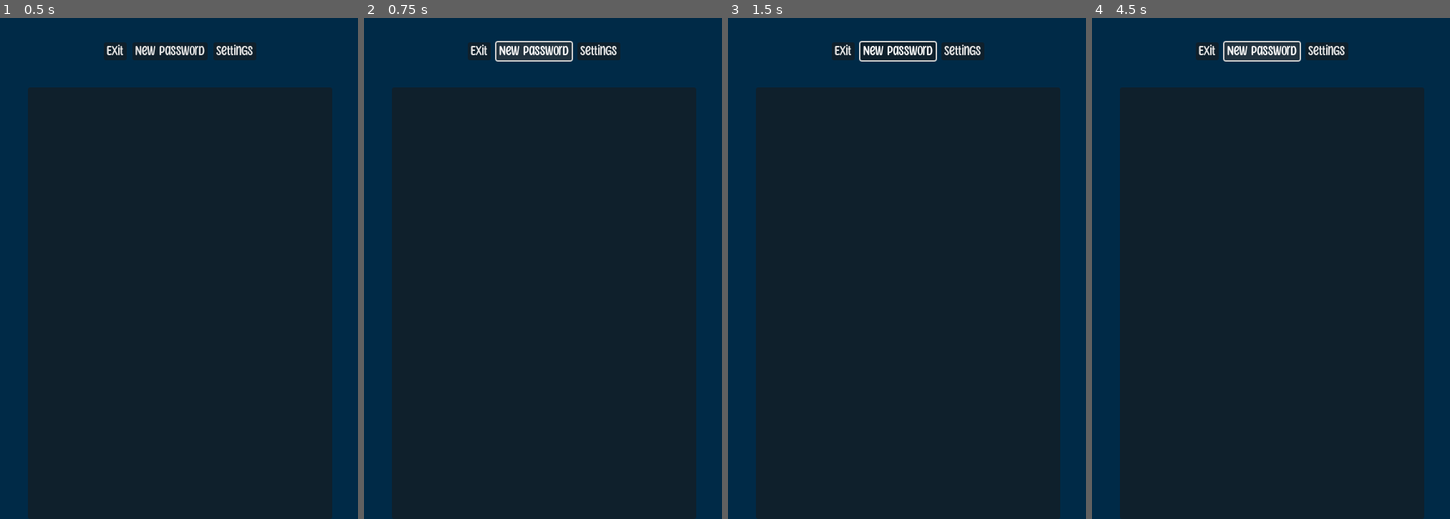
Above: before the commit, frames 1-4 (left to right).
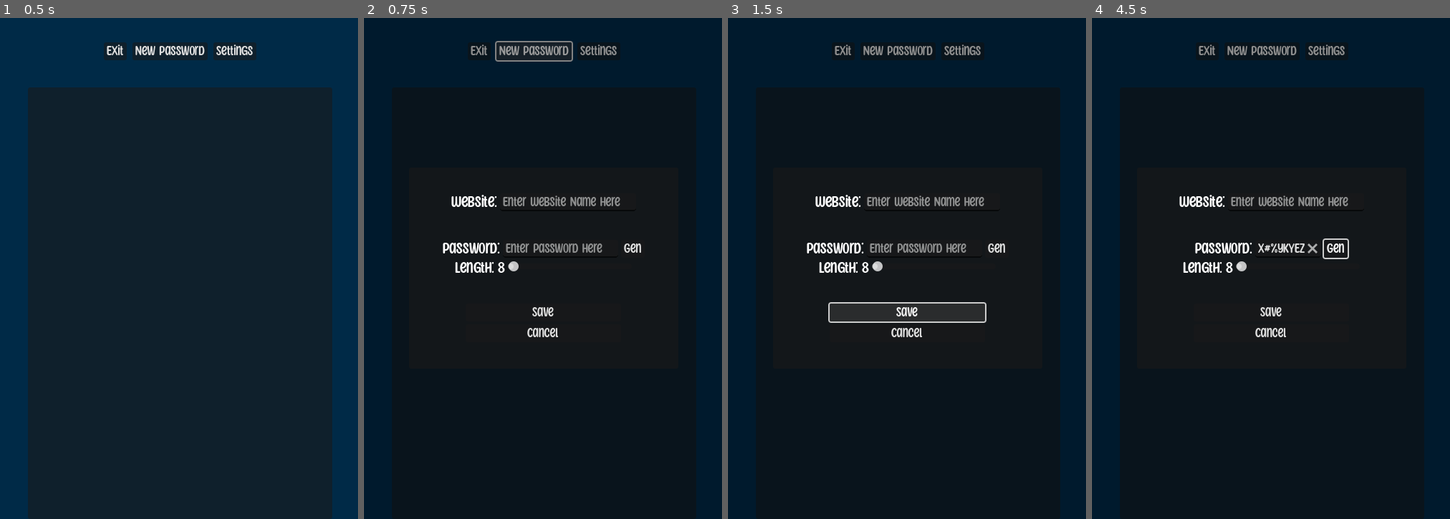
Above: after the commit, the same moments.

Repository: C904N50N/P4sswrd3r
Game: Godot game, scene res://Scenes/Passwords.tscn
The game is run twice, just before and just after one commit, with the same random seed, the same clock (stepped at 60 frames per second) and the same inputs. This scene is started directly instead of the project's main scene.
Inputs (mouse positions are in pixels of both pictures, inside the frame that each line leads up to):
- Up to frame 1 (0.5 s): no input
- Up to frame 2 (0.75 s): click "New Password" at 0.5 s
- Up to frame 3 (1.5 s): click (907, 313) at 1.25 s, where only the run after the commit has a clickable "Save"
- Up to frame 4 (4.5 s): click "New Password" at 2 s; click (1360, 248) at 2.75 s, where only the run after the commit has a clickable "Gen"; click (1335, 248) at 3.5 s, where only the run after the commit has a clickable "Gen"; click "New Password" at 4.25 s

Frame 1 is identical in both runs. In frame 2, 28% of the frame differs, in the area x 0-100%, y 0-100%; in frame 3, 29%; in frame 4, 28%.
Error before the commit: Parse Error: Static function "print()" not found in base "GDScriptNativeClass". (res://Scripts/Passwords.gd:21)

Commit message:
Dict Commit
adding password and website relation storing, not saving atm

Diff:
--- /dev/null
+++ b/Dictionary.gd
@@ -0,0 +1,5 @@
+extends Node
+class_name Dict
+
+var passwords = {"google":"1234567890", "youtube":"qwerty"}
+#points_dict["Blue"] = 150 # Add "Blue" as a key and assign 150 as its value.
--- a/Scripts/Password Generator.gd
+++ b/Scripts/Password Generator.gd
@@ -1,10 +1,11 @@
 extends Control
 
+var dictionary = dict.passwords
 var website
 var password
 var pass_length
 @onready var length_label = $PanelContainer/VBoxContainer/HBoxContainer5/Label2
-var char_list = "1234567890qwertyuiopasdfghjklzxcvbnm!@#$%^&*"
+var char_list = "1234567890qwertyuiopasdfghjklzxcvbnmQWERTYUIOPASDFGHJKLZXCVBNM!@#$%^&*"
 
 func _ready():
 	randomize()
@@ -29,12 +30,12 @@
 
 func _on_save_pressed():
 	export_to_dict()
+	for key in dictionary:
+		var password = dictionary[key]
+		print(key, password)
 
-func export_to_dict() -> Dictionary:
-	return {
-		"age": website,
-		"character_name": password
-	}
+func export_to_dict():
+	dictionary[website] = password
 
 func _on_cancel_pressed():
 	$".".visible = false
--- a/Scripts/Passwords.gd
+++ b/Scripts/Passwords.gd
@@ -1,48 +1,12 @@
 extends Control
 
-
-const SAVE_JSON = "res://sav.json"
-var website
-var password
+var dictionary = dict.passwords
 
 func _ready():
-	#import_from_dict()
-	print(website, ":", password)
-
-func import_from_dict(dict: Dictionary) -> void:
-	website = dict.website
-	password = dict.password
-
-func save_json() -> void:
-	var output := []
-	for child in get_children():
-		output.push_back(child.export_to_dict())
-
-	var json := JSON.print(output, "  ")
-	var file := File.new()
-
-	file.open(SAVE_JSON, File.WRITE)
-
-	file.store_string(json)
-
-	file.close()
-
-func load_json() -> void:
-	var file := File.new()
-	var error := file.open(SAVE_JSON, File.READ)
-
-	if not error == OK:
-		print_error("Could not load file at %s" % SAVE_JSON)
-		return
-
-	var input := file.get_as_text()
-
-	file.close()
-
-	var json: Array = JSON.parse(input).result
-
-	for i in get_child_count():
-		get_child(i).import_from_dict(json[i])
+	pass
+	#for key in dictionary:
+		#var password = dictionary[key]
+		#print(key, password)
 
 func _on_new__password_pressed():
 	$"New Password Menu".visible = true
--- a/project.godot
+++ b/project.godot
@@ -15,6 +15,10 @@
 config/features=PackedStringArray("4.2", "GL Compatibility")
 config/icon="res://icon.svg"
 
+[autoload]
+
+dict="*res://Dictionary.gd"
+
 [display]
 
 window/size/viewport_width=500
Empty file removed: sav.json
